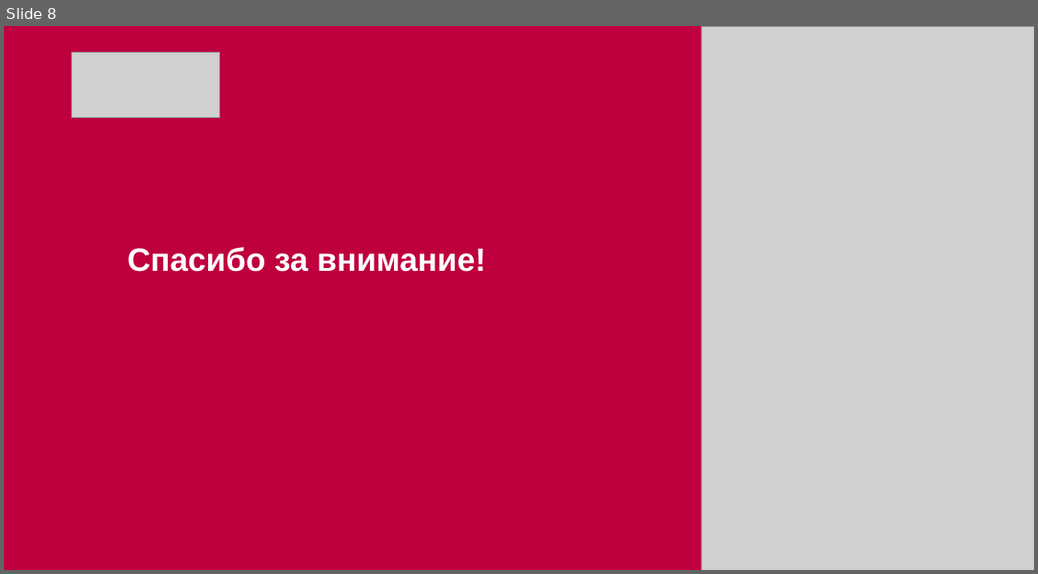
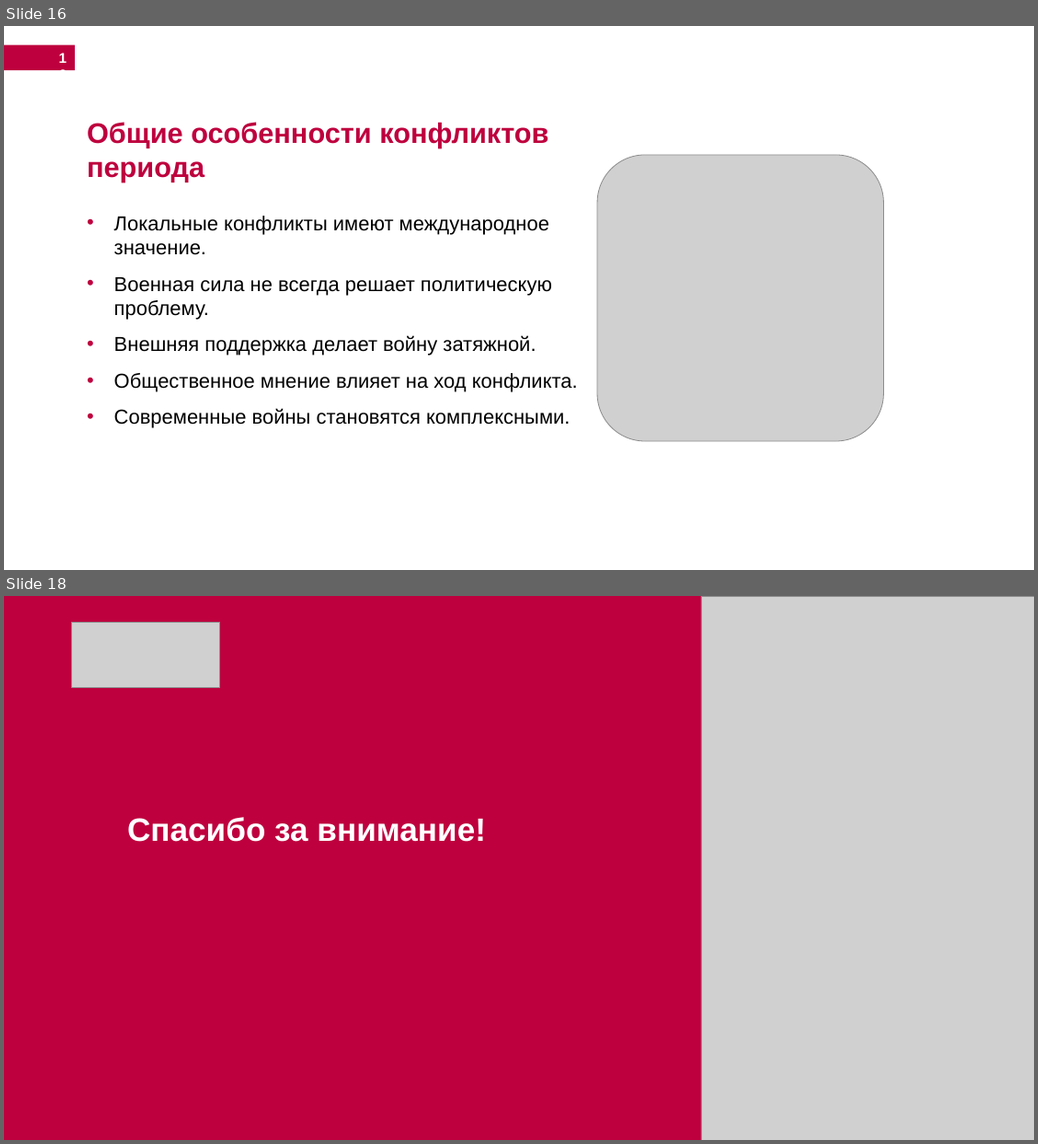
Before and after one commit to DmitriySokolov2023/study-summer-2026, a slide deck: 7 Основы национальной безопасности (Шехмаметьева Венера Алимовна)/Соколов Ик-731.pptx. Shown one above the other, each under a label of ours: slide 8 before the commit, slides 16 and 18 after it; the slides between them are not shown. The pictures are 1038x574 and 1038x1144 pixels, drawn with LibreOffice and Linux fonts; fonts in the diff are those of the drawing; grey boxes stand for pictures; background and template pictures are left out. Boxes give left, top, right and bottom in pixels: in the first picture for what was removed or moved away, otherwise in the second. Text is boxed around its words. In the diff, an @@ line names an element or a change of style, - is before the commit and + after.

```diff
--- a/7 Основы национальной безопасности (Шехмаметьева Венера Алимовна)/Соколов Ик-731.pptx
+++ b/7 Основы национальной безопасности (Шехмаметьева Венера Алимовна)/Соколов Ик-731.pptx
@@ slide 16 added at (4,26,1034,570), background #FFFFFF @@
@@ rectangle added at (4,45,75,70), fill #BE003E @@
@@ page number added at (52,45,75,70), 14 pt, text #FFFFFF, bold @@
+16
@@ text added at (87,122,549,181), 28 pt, text #BE003E, bold @@
+Общие особенности конфликтов периода
@@ picture added at (597,155,884,441) @@
@@ text added at (114,216,578,428), 20 pt, text #000000 @@
+• Локальные конфликты имеют международное значение.
+• Военная сила не всегда решает политическую проблему.
+• Внешняя поддержка делает войну затяжной.
+• Общественное мнение влияет на ход конфликта.
+• Современные войны становятся комплексными.
@@ what was slide 8 is now slide 18 @@
```
Also in this commit, not shown: 1 slide changed, 15 other slides added, 6 slides removed, 1 other file.
